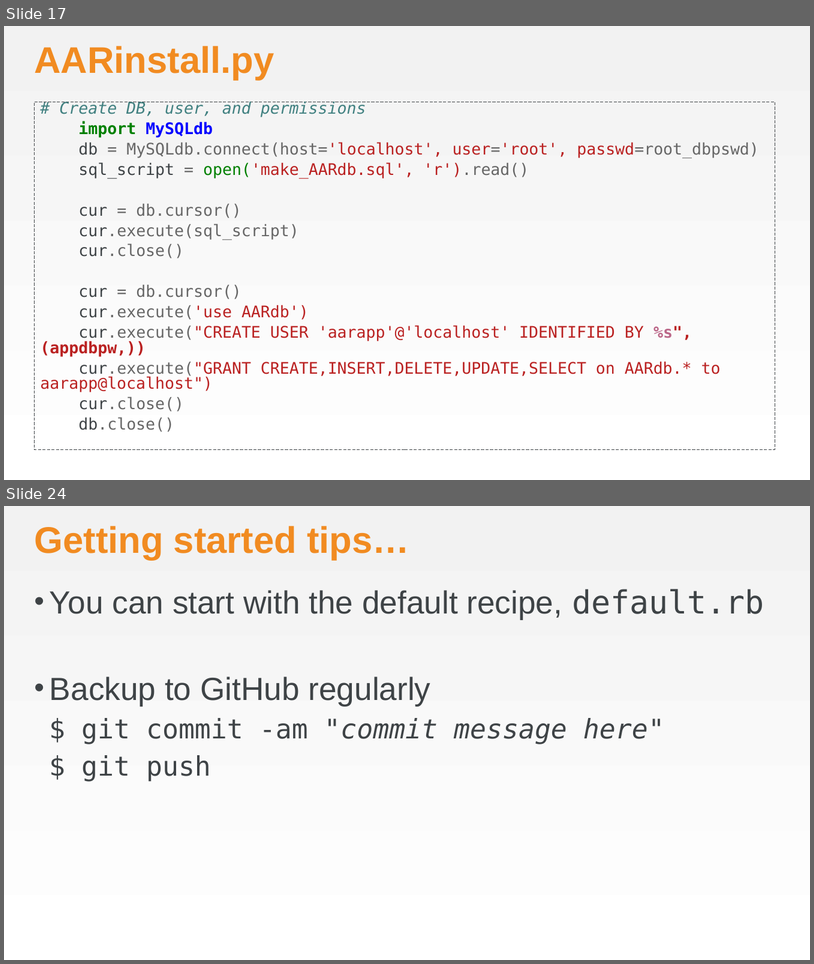
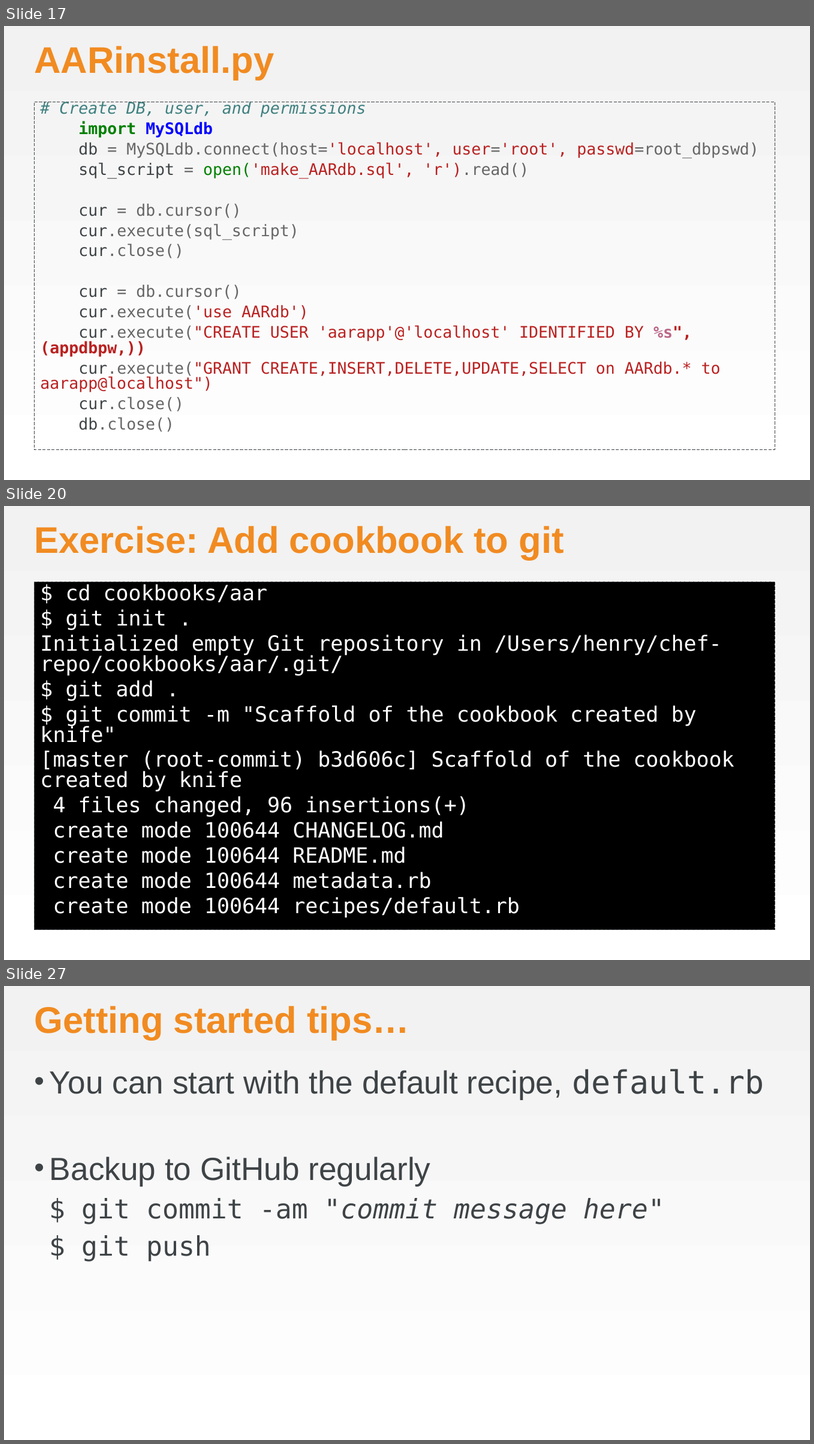
Before and after one commit to chef-training/workshops, a slide deck: Awesome_Appliance_Repair/AwesomeApplicanceRepair.pptx. Shown one above the other, each under a label of ours: slides 17 and 24 before the commit, slides 17, 20 and 27 after it; the slides between them are not shown. The pictures are 814x964 and 814x1444 pixels, drawn with LibreOffice and Linux fonts; fonts in the diff are those of the drawing; background and template pictures are left out. Boxes give left, top, right and bottom in pixels: in the first picture for what was removed or moved away, otherwise in the second. Text is boxed around its words. In the diff, an @@ line names an element or a change of style, - is before the commit and + after.

```diff
--- a/Awesome_Appliance_Repair/AwesomeApplicanceRepair.pptx
+++ b/Awesome_Appliance_Repair/AwesomeApplicanceRepair.pptx
@@ slide 20 added at [4, 506, 810, 960], background gradient #F2F2F2 to #FFFFFF @@
@@ title added at [34, 526, 564, 560], 44 pt, text #F18B21, bold @@
+Exercise: Add cookbook to git
@@ text added at [34, 582, 776, 930], fill #000000, outline #3E4346 0.75 pt dashed, 25 pt, text #FFFFFF @@
+$ cd cookbooks/aar
+$ git init .
+Initialized empty Git repository in /Users/henry/chef-repo/cookbooks/aar/.git/
+$ git add .
+$ git commit -m "Scaffold of the cookbook created by knife"
+[master (root-commit) b3d606c] Scaffold of the cookbook created by knife
+4 files changed, 96 insertions(+)
+create mode 100644 CHANGELOG.md
+create mode 100644 README.md
+create mode 100644 metadata.rb
+create mode 100644 recipes/default.rb
@@ what was slide 24 is now slide 27 @@
```
Also in this commit, not shown: 7 slides changed, 2 other slides added, 1 other file.
